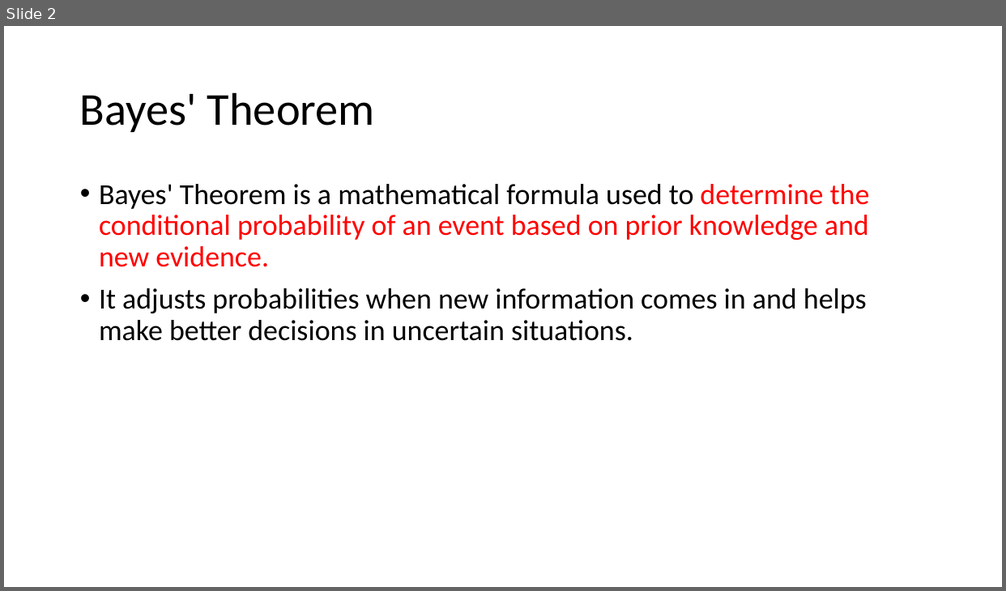
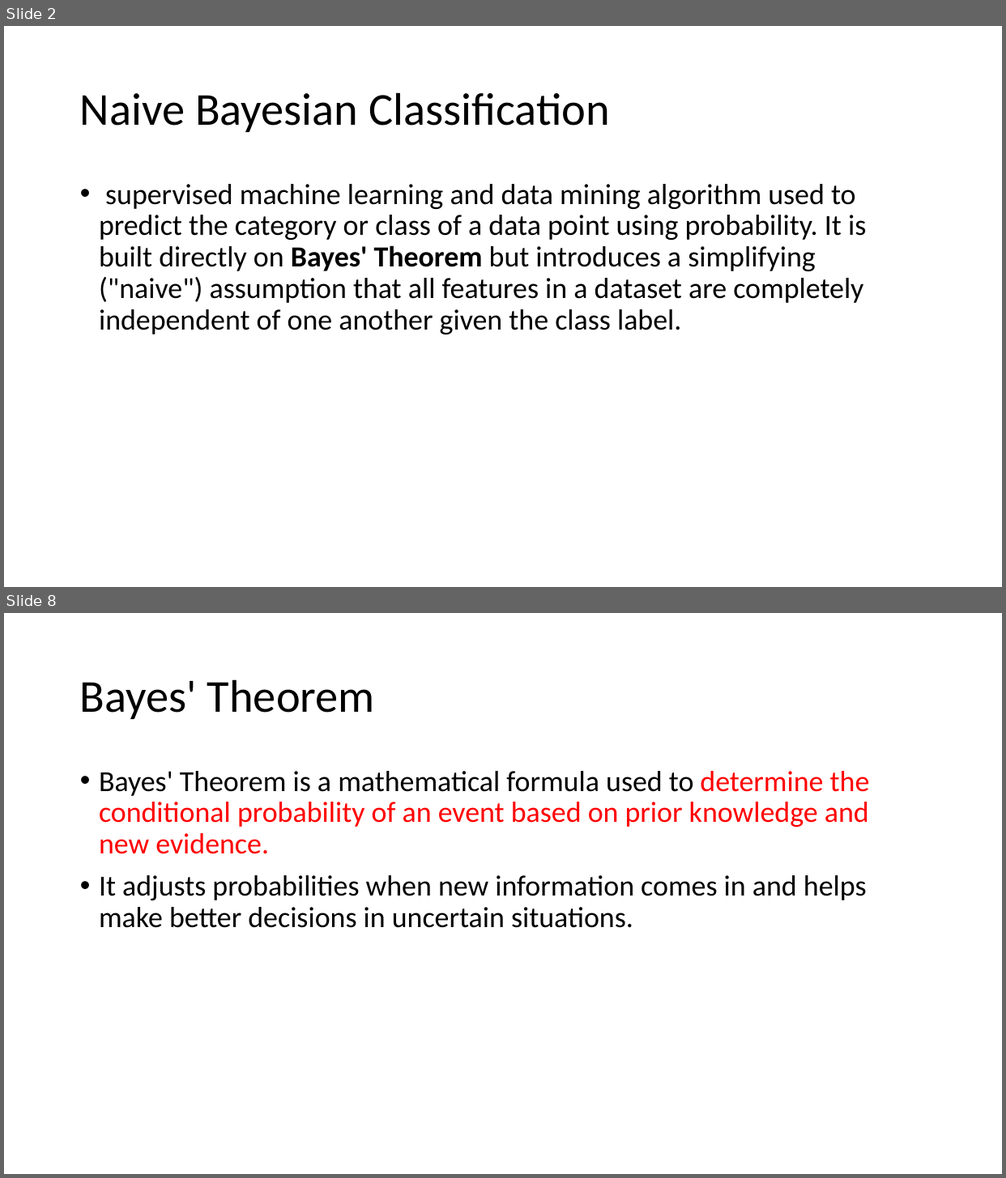
Before and after one commit to devipriyak/24Batch-DMDW, a slide deck: nb.pptx. Shown one above the other, each under a label of ours: slide 2 before the commit, slides 2 and 8 after it; the slides between them are not shown. The pictures are 1006x591 and 1006x1178 pixels, drawn with LibreOffice and Linux fonts; fonts in the diff are those of the drawing. Boxes give left, top, right and bottom in pixels: in the first picture for what was removed or moved away, otherwise in the second. Text is boxed around its words. In the diff, an @@ line names an element or a change of style, - is before the commit and + after.

```diff
--- a/nb.pptx
+++ b/nb.pptx
@@ slide 2 added at <box>4,26,1002,587</box>, background #FFFFFF @@
@@ title added at <box>80,92,610,132</box>, 44 pt, text #000000 @@
+Naive Bayesian Classification
@@ text added at <box>99,184,866,335</box>, 28 pt, text #000000 @@
+• supervised machine learning and data mining algorithm used to predict the category or class of a data point using probability. It is built directly on Bayes' Theorem but introduces a simplifying ("naive") assumption that all features in a dataset are completely independent of one another given the class label.
@@ what was slide 2 is now slide 8 @@
```
Also in this commit, not shown: 1 slide changed, 5 other slides added.
